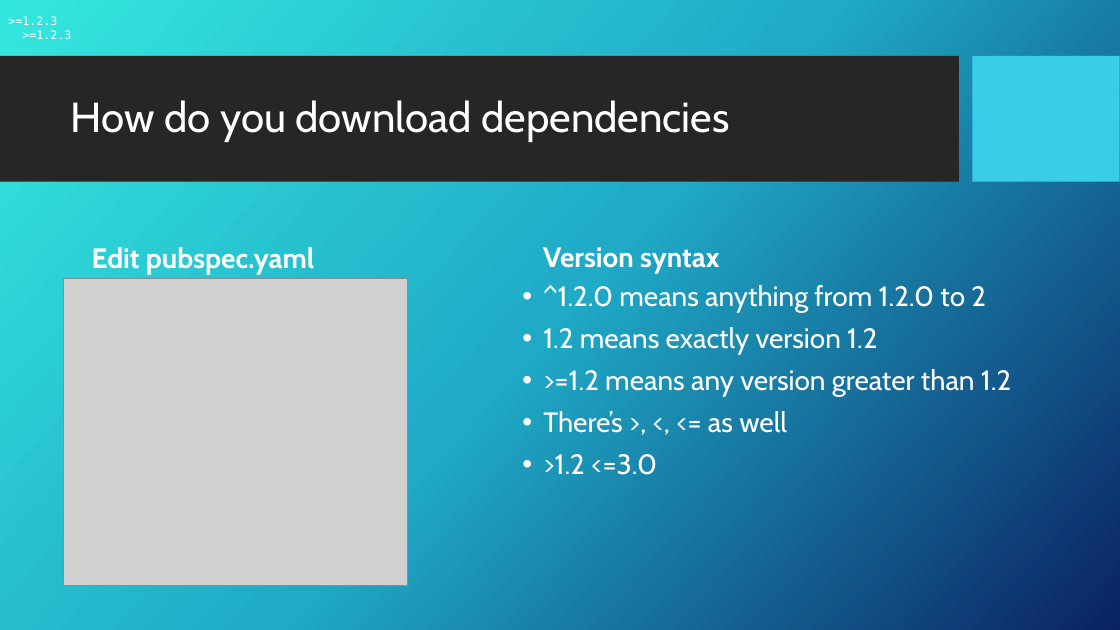
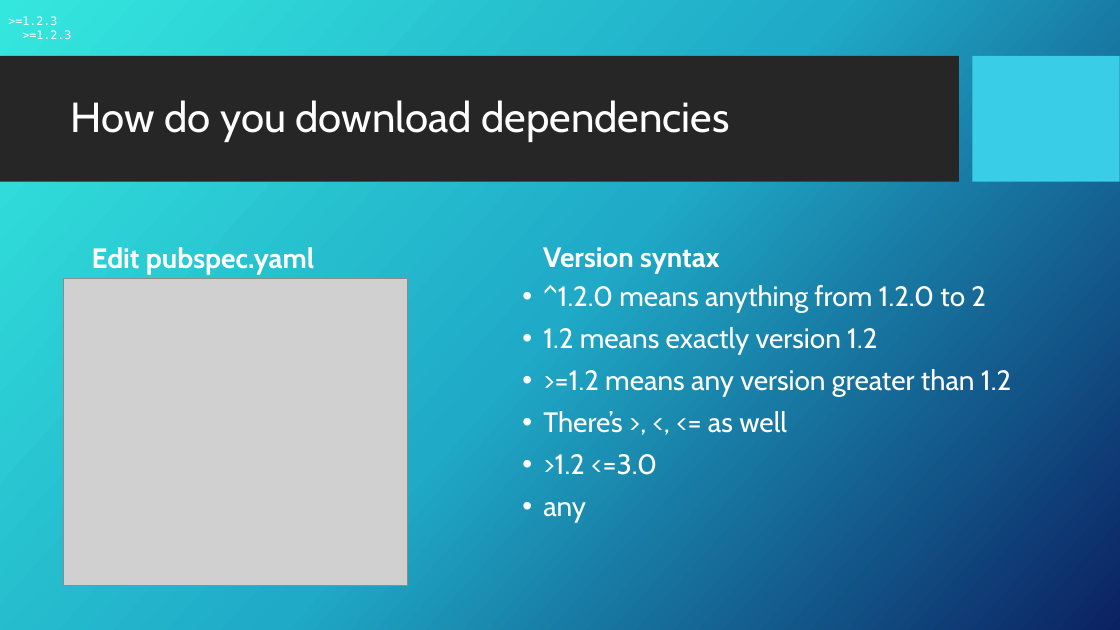
Before and after one commit to GDSC-ADEK/dart-flutter-course, a slide deck: slide 7 of week2/week2_slideshow.pptx (slide 6 before the commit). Drawn at 1120x630 pixels with LibreOffice and Linux fonts; fonts in the diff are those of the drawing; grey boxes stand for pictures; background and template pictures are left out. Boxes give left, top, right and bottom in pixels: in the first picture for what was removed or moved away, otherwise in the second. Text is boxed around its words. In the diff, an @@ line names an element or a change of style, - is before the commit and + after.

```diff
--- a/week2/week2_slideshow.pptx
+++ b/week2/week2_slideshow.pptx
@@ text at bbox=[543, 502, 586, 522]: paragraph added @@
+• any
```
Also in this commit, not shown: 14 other slides changed, 8 slides added, 8 other files.
